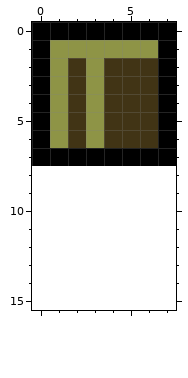
Two versions of one pixel-art sprite, bin-debug/assets/arm.png. Above is the file before it was changed.
The file is 8x8 pixels. The old version is drawn lined up with the new one, on the new canvas.
Now the later version:
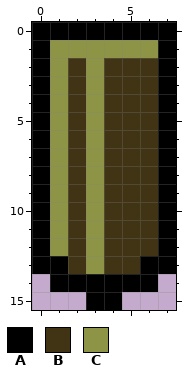
Palette (. is transparent): A #000000  B #413415  C #8e9446
The exact change:
canvas 8x8 -> 8x16
@@ x 0..7 @@
  6 ACBCBBBA
- 7 AAAAAAAA
- 8 ........
- 9 ........
-10 ........
-11 ........
-12 ........
-13 ........
-14 ........
-15 ........
+ 7 ACBCBBBA
+ 8 ACBCBBBA
+ 9 ACBCBBBA
+10 ACBCBBBA
+11 ACBCBBBA
+12 ACBCBBBA
+13 AABCBBAA
+14 .AAAAAA.
+15 ...AA...
Boxes around the changes in both pictures, in picture pixels (x1, y1, x2, y2):
changed: (32, 148, 176, 310)
